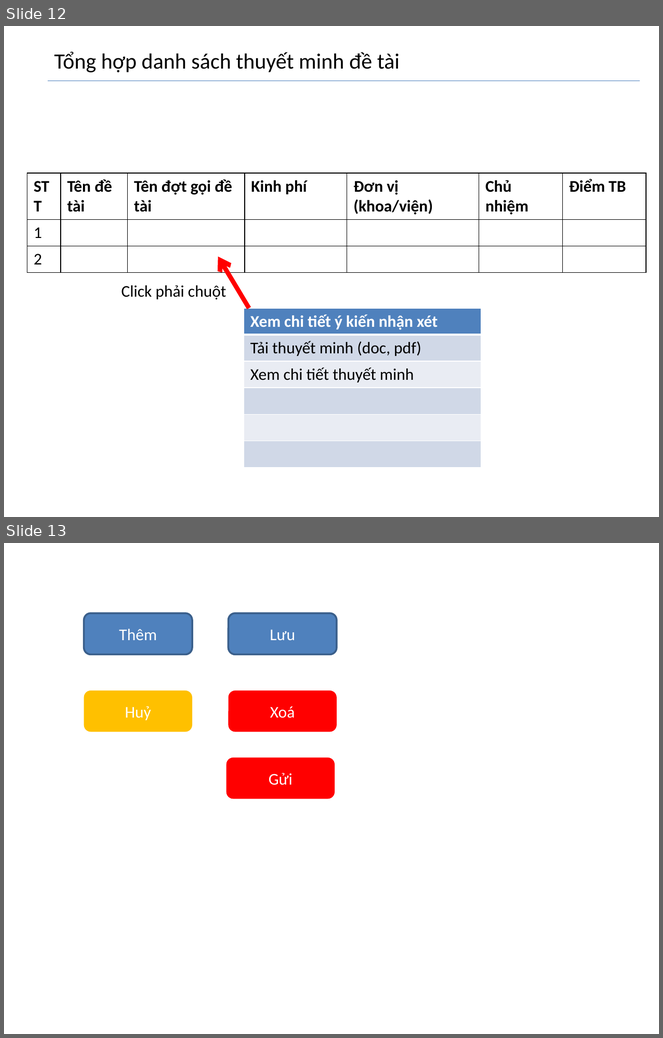
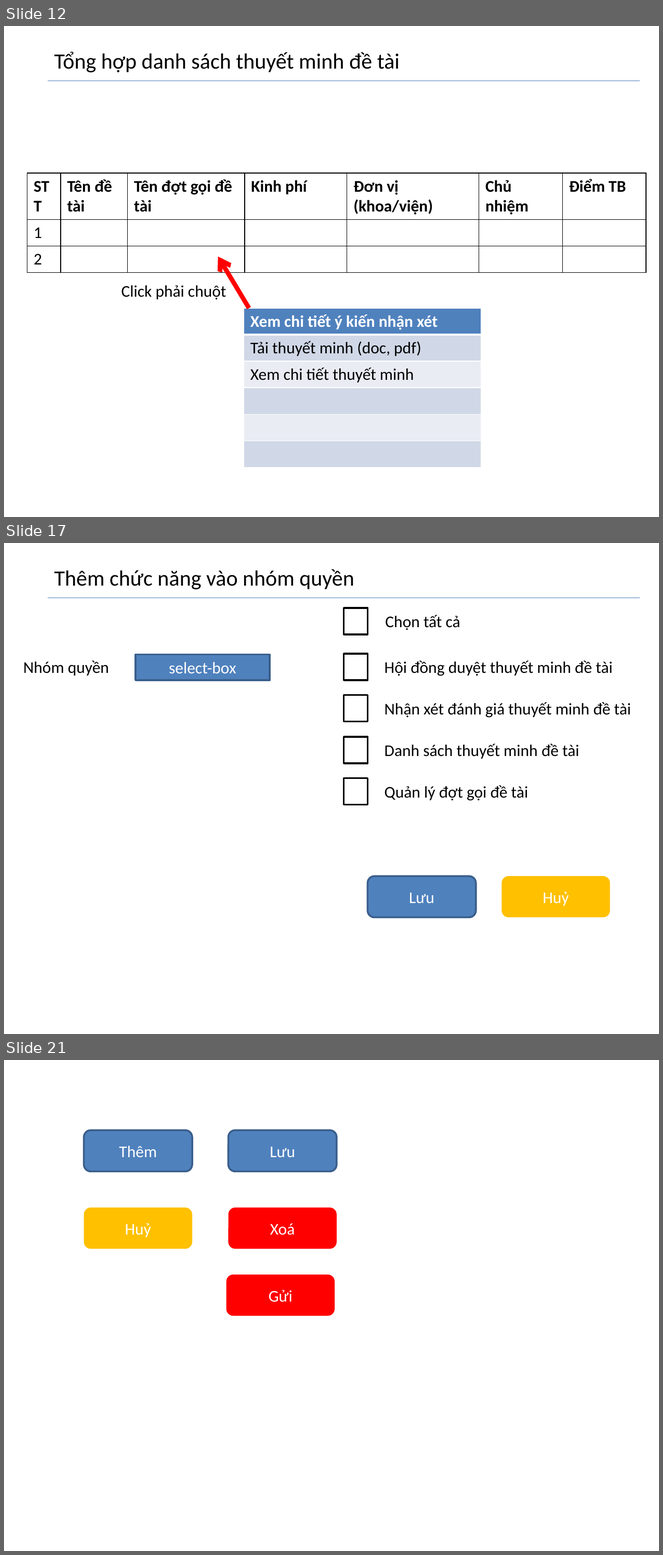
Before and after one commit to dungkhmt/bkofbiz, a slide deck: screen-ui-design/screen-ui-design.pptx. Shown one above the other, each under a label of ours: slides 12 and 13 before the commit, slides 12, 17 and 21 after it; the slides between them are not shown. The pictures are 663x1038 and 663x1555 pixels, drawn with LibreOffice and Linux fonts; fonts in the diff are those of the drawing. Boxes give left, top, right and bottom in pixels: in the first picture for what was removed or moved away, otherwise in the second. Text is boxed around its words. In the diff, an @@ line names an element or a change of style, - is before the commit and + after.

```diff
--- a/screen-ui-design/screen-ui-design.pptx
+++ b/screen-ui-design/screen-ui-design.pptx
@@ slide 17 added at [4,543,659,1034], background #FFFFFF @@
@@ text added at [54,569,354,590], 24 pt, text #000000 @@
+Thêm chức năng vào nhóm quyền
@@ line added from (48, 598) to (640, 598), #4B7EBC 0.75 pt @@
@@ rectangle added at [344,608,367,634], outline #000000 2 pt @@
@@ text added at [385,615,461,630], 18 pt, text #000000 @@
+Chọn tất cả
@@ text added at [23,661,109,676], 18 pt, text #000000 @@
+Nhóm quyền
@@ rectangle added at [136,654,270,680], fill #4F81BD, outline #3A5F8C 2 pt, 18 pt, text #FFFFFF @@
+select-box
@@ rectangle added at [344,654,367,680], outline #000000 2 pt @@
@@ text added at [385,661,612,676], 18 pt, text #000000 @@
+Hội đồng duyệt thuyết minh đề tài
@@ rectangle added at [344,695,367,721], outline #000000 2 pt @@
@@ text added at [385,702,631,718], 18 pt, text #000000 @@
+Nhận xét đánh giá thuyết minh đề tài
@@ rectangle added at [344,737,367,763], outline #000000 2 pt @@
@@ text added at [385,744,579,759], 18 pt, text #000000 @@
+Danh sách thuyết minh đề tài
@@ rectangle added at [344,778,367,805], outline #000000 2 pt @@
@@ text added at [385,785,528,801], 18 pt, text #000000 @@
+Quản lý đợt gọi đề tài
@@ rounded rectangle added at [367,876,476,918], fill #4F81BD, outline #3A5F8C 2 pt, 18 pt, text #FFFFFF @@
+Lưu
@@ rounded rectangle added at [502,876,610,918], fill #FFC000, 18 pt, text #FFFFFF @@
+Huỷ
@@ what was slide 13 is now slide 21 @@
```
Also in this commit, not shown: 7 other slides added, 13 other files.
